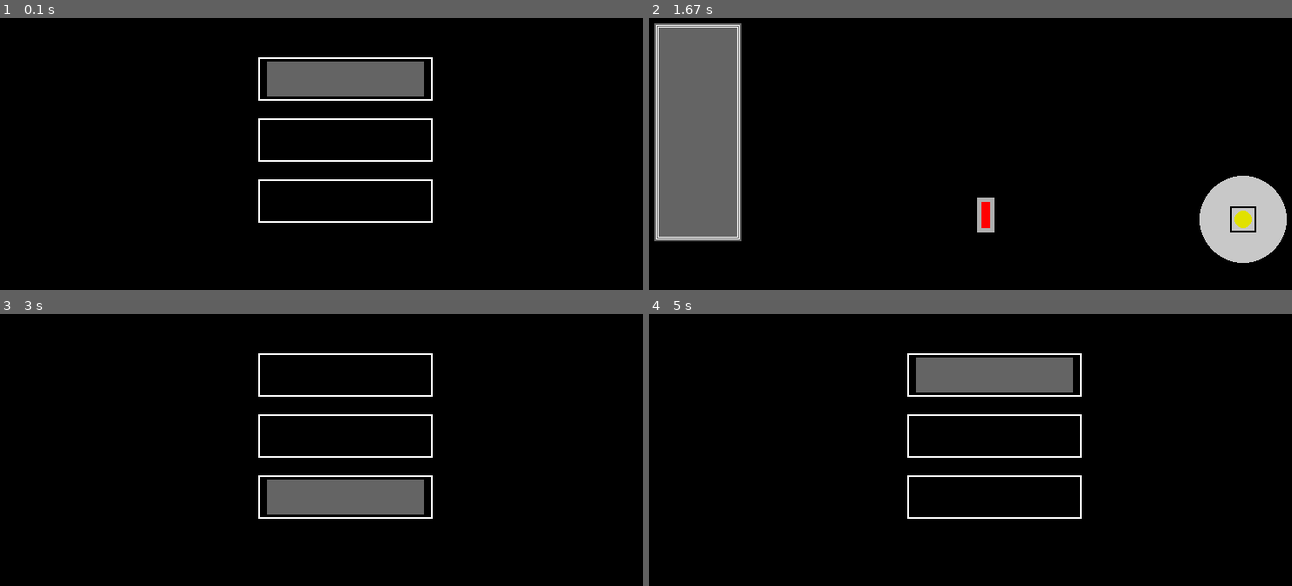
Above: before the commit, frames 1-4 (two rows, left to right).
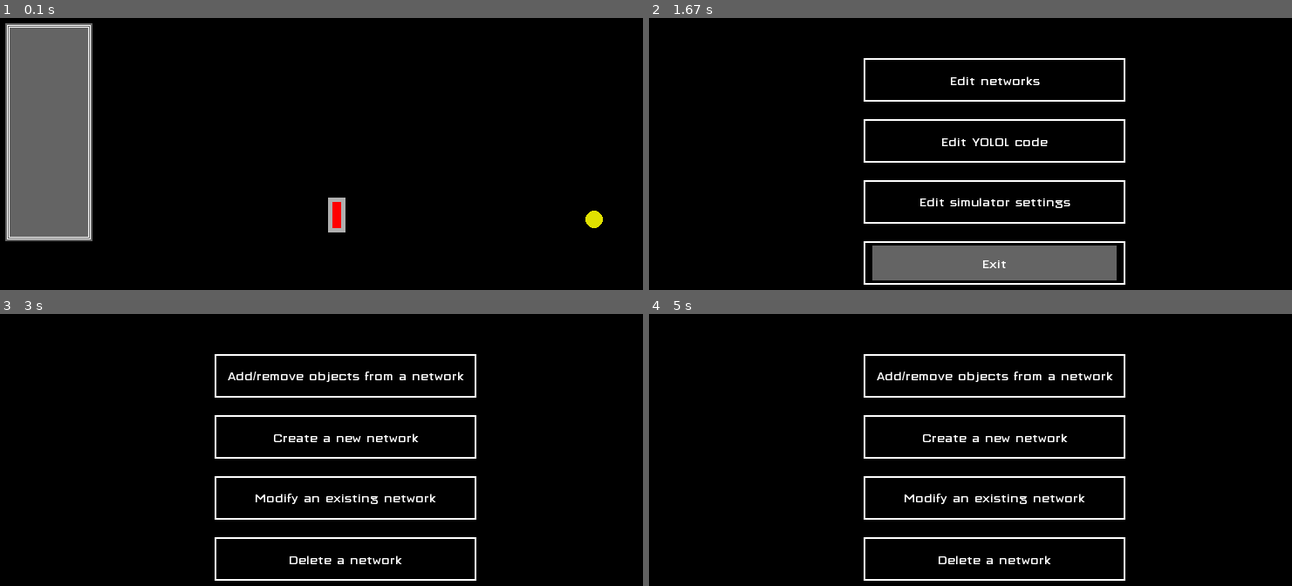
Above: after the commit, the same moments.

Repository: Sulles/YOLOL_Simulator
Game: pygame game, started from Simulator/main.py
The game is run twice, just before and just after one commit, with the same random seed, the same clock (stepped at 60 frames per second) and the same inputs.
Inputs (mouse positions are in pixels of both pictures, inside the frame that each line leads up to):
- Up to frame 1 (0.1 s): no input
- Up to frame 2 (1.67 s): press the mouse at (1240, 219) at 0.37 s; move the mouse to (1131, 289) at 0.47 s; release the mouse at (outside the picture) at 0.6 s; press the mouse at (983, 213) at 0.7 s; move the mouse to (1060, 194) at 0.8 s; release the mouse at (1144, 173) at 0.93 s; tap Esc at 1 s; press the mouse at (996, 140) at 1.37 s; move the mouse to (970, 197) at 1.47 s; release the mouse at (951, 254) at 1.6 s
- Up to frame 3 (3 s): click (257, 466) at 1.72 s; press the mouse at (347, 498) at 2.03 s; move the mouse to (270, 496) at 2.13 s; release the mouse at (192, 493) at 2.27 s; tap Esc at 2.33 s; press the mouse at (347, 376) at 2.7 s; move the mouse to (263, 526) at 2.8 s; release the mouse at (outside the picture) at 2.93 s
- Up to frame 4 (5 s): click (1195, 561) at 3.05 s; press the mouse at (996, 498) at 3.37 s; move the mouse to (976, 439) at 3.47 s; release the mouse at (964, 382) at 3.6 s; press the mouse at (996, 498) at 3.7 s; move the mouse to (1105, 545) at 3.8 s; release the mouse at (outside the picture) at 3.93 s; press the mouse at (996, 498) at 4.03 s; move the mouse to (874, 585) at 4.13 s; release the mouse at (outside the picture) at 4.27 s; press the mouse at (996, 558) at 4.37 s; move the mouse to (867, 569) at 4.47 s; release the mouse at (739, 580) at 4.6 s; press the mouse at (996, 376) at 4.7 s; move the mouse to (1060, 373) at 4.8 s; release the mouse at (1124, 371) at 4.93 s

The runs differ from the first frame. In frame 1, 16% of the frame differs, in the area x 0-94%, y 1-83%; in frame 2, 22%, in the area x 0-100%, y 1-99%; in frame 3, 6.8%; in frame 4, 6.8%.

Commit message:
options screen gui finalized

Diff:
--- a/Simulator/Classes/Lamp.py
+++ b/Simulator/Classes/Lamp.py
@@ -25,7 +25,7 @@
         """
         settings = {'name': 0, 'on': False, 'lumens': 600, 'hue': 360, 'saturation': 0, 'value': 200, 'range': 10,
                     'center': [0, 0], 'width': 30, 'height': 30,
-                    'color_map': [colorsys.hsv_to_rgb(360, 0, 200), (0, 0, 0)],
+                    'color_map': [(0, 0, 0), colorsys.hsv_to_rgb(360, 0, 200)],
                     'shapes': [
                         {'type': 'circle',
                          'color': None,
@@ -71,6 +71,7 @@
             self.lampon = False
         else:
             self.lampon = True
+        print('Lamp "%s" new state is: %d' % (self.name, self.lampon))
         self.enable_disable()
 
     def print(self):
--- a/Simulator/Classes/pygame_obj.py
+++ b/Simulator/Classes/pygame_obj.py
@@ -10,13 +10,13 @@
 TODO: Add other pygame object shapes
 """
 
-from copy import deepcopy
+# from copy import deepcopy
 from pygame import Rect as pygame_rect
 from pygame import draw as pygame_draw
 
 
 class PygameObj:
-    def __init__(self, center, width, height, color_map, shapes):
+    def __init__(self, center, width, height, color_map, shapes, text=None, Font=None):
         """
         The initializer for the main Pygame object
         :param center: list of length two: is the center of the object, using pixel coordinates
@@ -26,6 +26,8 @@
         :param shapes: list of dictionaries of dictionaries, i.e.
             shapes = [{'type': 'rect', 'color': colors['WHITE'], 'settings': {'center': [0, 0], 'width': 10, 'height': 10}},
                       {'type': 'circle', 'color': None, 'settings: {'center': [20, 20], 'radius': 5}}]
+        :param text: text to be shown, used for options screen, maybe object names in the future?
+        :param Font: pygame.font.Font to use for creating text
         """
         if isinstance(color_map, tuple):
             color_map = [color_map]
@@ -39,6 +41,14 @@
         self.color_map = color_map
         self.color = color_map[0]
         self.shape_def = shapes
+        self.text = text
+        self.font = Font
+        if text is not None and Font is not None:
+            self.text_render = Font.render(text, True, (255, 255, 255))
+            self.text_rect = self.text_render.get_rect()
+            self.text_rect.center = self.center
+        else:
+            self.text_render = None
 
         self.drawable_shapes = []
         for shape_def in shapes:
@@ -72,6 +82,8 @@
         self.color = self.color_map[map_index]
         # print('Current color: {}'.format(self.color))
 
+    update_color = _update_color
+
     def _draw(self, surface):
         for shape in self.drawable_shapes:
             # print('shape width: {} type: {}'.format(shape['width'], type(shape['width'])))
@@ -84,6 +96,24 @@
                 pygame_draw.rect(surface, color, shape['rect'], shape['width'])
             elif shape['type'] == 'circle':
                 pygame_draw.circle(surface, color, shape['center'], shape['radius'], shape['width'])
+        if self.text_render is not None:
+            surface.blit(self.text_render, self.text_rect)
+
+    draw = _draw
+
+    def update_text(self, text=None, font=None):
+        assert self.text is not None and text is not None, \
+            'Cannot show text with no text passed as argument and no text in object!'
+        assert self.font is not None and font is not None, \
+            'Cannot create text with no font passed as argument and no font in object!'
+        if text is not None:
+            self.text = text
+        if font is not None:
+            self.text_render = font.render(text, True, (255, 255, 255))
+        else:
+            self.text_render = self.font.render(self.text, True, (255, 255, 255))
+        self.text_rect = self.text_render.get_rect()
+        self.text_rect.center = self.center
 
     def set_center(self, new_center):
         self.center = [new_center[0], new_center[1]]
@@ -96,7 +126,7 @@
 
     def in_hit_box(self, pos):
         if pos[0] in range(self.hit_box[0][0], self.hit_box[0][1]) and \
-            pos[1] in range(self.hit_box[1][0], self.hit_box[1][1]):
+                pos[1] in range(self.hit_box[1][0], self.hit_box[1][1]):
             return True
         else:
             return False
--- a/Simulator/OptionScreen.py
+++ b/Simulator/OptionScreen.py
@@ -20,116 +20,131 @@
 
 import pygame
 from Classes.pygame_obj import PygameObj
+from pygame import font
 from math import sqrt
 
 
 class ListObj:
     def __init__(self, list_of_entries, screen_size):
-        if list_of_entries is None or len(list_of_entries) == 0:
-            print('Found no entries! Skipping...')
-            return
-
+        """
+        Constructor
+        :param list_of_entries: a list of strings
+        :param screen_size: list/tuple of length 2 where id 0 = width and id 1 = height
+        :param font: pygame.font.Font object
+        """
         self.entries = list_of_entries
         self.objects = []
-        self.closest_object = 0
+        self.font = font.Font('src/Cubellan.ttf', 16)
+        self.active_entry = None
 
         # print('Instantiating new List Object. List of entries: {}'.format(
         #     list_of_entries))
 
-        top_of_list = int(70 * len(list_of_entries))
-
         for x in range(0, len(list_of_entries)):
             # print('Creating shape for list entry "%s"' % list_of_entries[x])
-            shapes = []
+            shapes = list()
             shapes.append(
                 {'type': 'rect',
                  'color': (255, 255, 255),
                  'width': 2,
                  'settings': {
                      'center': [0, 0],
-                     'width': 200,
+                     'width': 300,
                      'height': 50}})
             shapes.append(
                 {'type': 'rect',
                  'color': None,
                  'settings': {
                      'center': [0, 0],
-                     'width': 180,
+                     'width': 280,
                      'height': 40}})
-            # TODO: Blit text here?
 
             self.objects.append(
                 PygameObj([int(screen_size['width'] / 2) + 100,
-                    int(screen_size['height'] / 2 - (top_of_list / 20) - (70 * x))],
-                    200, 50, [(0, 0, 0), (100, 100, 100), (0, 200, 0)], shapes))
+                           int(100 + (70 * x))],
+                          200, 50, [(0, 0, 0), (100, 100, 100), (0, 200, 0)], shapes, text=list_of_entries[x],
+                          Font=self.font))
         print('List objects: {}'.format(self.objects))
 
     def draw(self, surface):
         for obj in self.objects:
-            obj._draw(surface)
-        # TODO: blit text to surface here?
+            obj.draw(surface)
 
     def handle_hover(self, mouse_pos):
-        # print('got mouse pos: {}'.format(mouse_pos))
-        distance = []
-        obj_index = []
+        self.active_entry = None
         for obj in self.objects:
-            # print('Got obj with center: "%s"' % obj.center)
-            distance.append(self.distance(obj.center, mouse_pos))
-            obj_index.append(self.objects.index(obj))
-        # print('distance: {}'.format(distance))
-        # print('min distance: {}'.format(min(distance)))
-        # print(self.objects[obj_index[distance.index(min(distance))]])
-        closest_object = obj_index[distance.index(min(distance))]
-        if self.closest_object != closest_object:
-            self.objects[self.closest_object]._update_color(0)
-            self.closest_object = closest_object
-            self.objects[self.closest_object]._update_color(1)
+            if obj.in_hit_box(mouse_pos):
+                obj.update_color(1)
+                self.active_entry = self.objects.index(obj)
+            else:
+                obj.update_color(0)
+
+    def handle_mouse_down(self, mouse_pos):
+        for obj in self.objects:
+            if obj.in_hit_box(mouse_pos):
+                print('Got left click "%s" in list object' % self.entries[self.active_entry])
+                return self.active_entry
+        print('Got un-interesting left click, ignoring')
 
     @staticmethod
     def distance(a, b):
         return sqrt((a[0] - b[0]) ** 2 + (a[1] - b[1]) ** 2)
 
-    def handle_mouse_down(self, mouse_pos):
-        if self.objects[self.closest_object].in_hit_box(mouse_pos):
-            print('Got left click in "%s"' % self.entries[self.closest_object])
-            # TODO: change level and options display here
-
 
 class OptionScreen:
     def __init__(self, screen_size):
-        self.is_active = True
+        self.is_active = False
 
         # Simple dictionary of all settings, with key as first layer text, and value as sub-layer text
         self.options_text = {
             'Edit networks': ['Add/remove objects from a network', 'Create a new network',
                               'Modify an existing network', 'Delete a network'],
-            'Edit YOLOL code': None,
-            'Edit simulator settings': ['Change screen size', 'Change FPS']
+            'Edit YOLOL code': [],
+            'Edit simulator settings': ['Change screen size', 'Change FPS'],
+            'Exit': []
         }
 
         self.main_list = ListObj([_ for _ in self.options_text.keys()], screen_size)
         self.network_list = ListObj(self.options_text['Edit networks'], screen_size)
         self.yolol_list = ListObj(self.options_text['Edit YOLOL code'], screen_size)
+        # TODO: make sure yolol_list can be updated appropriately, will probably need to create a new obj for each
+        #  new chip created
         self.simulator_list = ListObj(self.options_text['Edit simulator settings'], screen_size)
 
         self.selected_key = None
 
-        self.current_list = []
+        self.current_list_obj = []
         self.update_current_list()
 
     def update_current_list(self):
+        if isinstance(self.selected_key, int) and self.current_list_obj == self.main_list:
+            main_key_map = [_ for _ in self.options_text.keys()]
+            self.selected_key = main_key_map[self.selected_key]
+            print('Mapped key to: "%s"' % self.selected_key)
+
         if self.selected_key is None:
-            self.current_list = self.main_list
+            self.current_list_obj = self.main_list
         elif self.selected_key == 'Edit networks':
-            self.current_list = self.network_list
+            self.current_list_obj = self.network_list
         elif self.selected_key == 'Edit YOLOL code':
-            self.current_list = self.yolol_list
+            if len(self.options_text['Edit YOLOL code']) == 0:
+                print('No YOLOL chips edit!')
+                self.current_list_obj = self.main_list
+                self.selected_key = None
+            else:
+                print('what is yolol list right now? "{}"'.format(self.yolol_list))
         elif self.selected_key == 'Edit simulator settings':
-            self.current_list = self.simulator_list
+            self.current_list_obj = self.simulator_list
+        elif self.selected_key == 'Exit':
+            # returns do_terminate = True to main
+            return True
         else:
             print('what even is the selected key?: {}'.format(self.selected_key))
             raise AttributeError
+
+        if self.current_list_obj is None:
+            print('Nothing to display, returning to main menu...')
+            self.current_list_obj = self.main_list
 
     def toggle_activate(self):
         if self.is_active:
@@ -144,20 +159,19 @@
         self.is_active = False
 
     def draw(self, surface):
-        self.current_list.draw(surface)
+        self.current_list_obj.draw(surface)
 
     def handle_action(self, action_type, mouse_pos=None):
         if action_type == 'ESCAPE' and self.selected_key is not None:
             self.selected_key = None
+            self.update_current_list()
         elif action_type == 'ESCAPE':
             self.toggle_activate()
         elif action_type == 'MOUSE_HOVER':
-            self.current_list.handle_hover(mouse_pos)
+            self.current_list_obj.handle_hover(mouse_pos)
         elif action_type == 'MOUSE_DOWN':
-            # Find which list object mouse is hovering over
-            print(self.current_list.handle_mouse_down(mouse_pos))
-            # Update selected key to represent where mouse click occurred
-            # self.selected_key =
+            self.selected_key = self.current_list_obj.handle_mouse_down(mouse_pos)
+            return self.update_current_list()
         else:
             print('Unsupported action detected! Got: {}'.format(action_type))
             raise AttributeError
--- a/Simulator/main.py
+++ b/Simulator/main.py
@@ -83,18 +83,20 @@
                     if not option_screen.is_active:
                         selected_obj = network.get_closest_obj(event.pos)
                         print('Got closest obj with name: "%s"' % selected_obj.name)
-                elif event.button == 1: # left click
+                elif event.button == 1:     # left click
                     if option_screen.is_active:
-                        option_screen.handle_action('MOUSE_DOWN', event.pos)
+                        do_terminate = option_screen.handle_action('MOUSE_DOWN', event.pos)
+                        if do_terminate:
+                            terminate()
                     else:
                         print('Left click found: {}'.format(event.pos))
                         network.handle_action(event.pos, action_type='LEFT_MOUSE_DOWN')
 
             elif event.type == MOUSEBUTTONUP:
-                if event.button == 3:   # right click
-                    if not option_screen.is_active:
-                        print('Right mouse up found?')
-                        selected_obj = None
+                # if event.button == 3:   # right click
+                #     if not option_screen.is_active:
+                #         print('Right mouse up found?')
+                #         selected_obj = None
                 if event.button == 1:   # left click
                     if not option_screen.is_active:
                         network.handle_action(event.pos, action_type='LEFT_MOUSE_UP')
